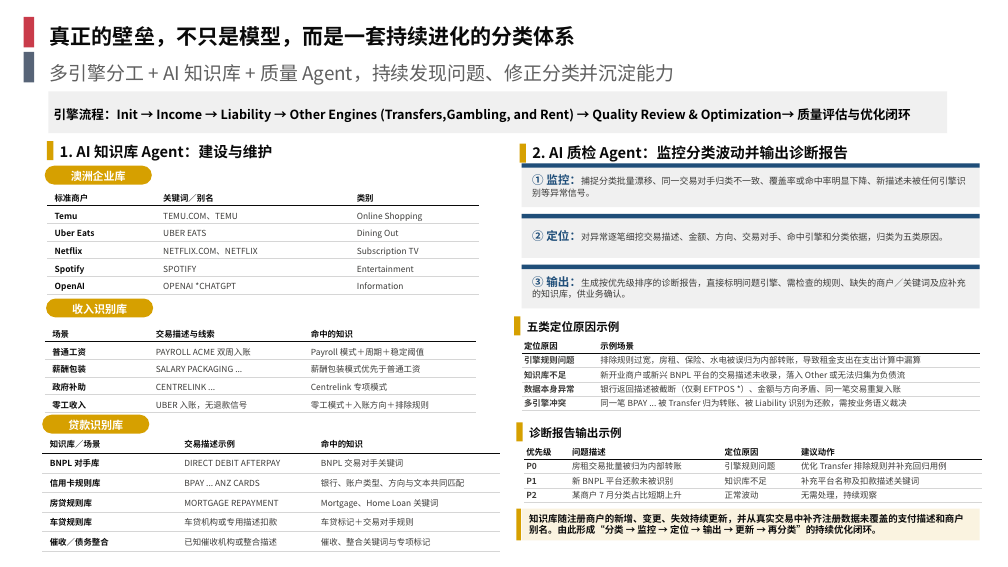
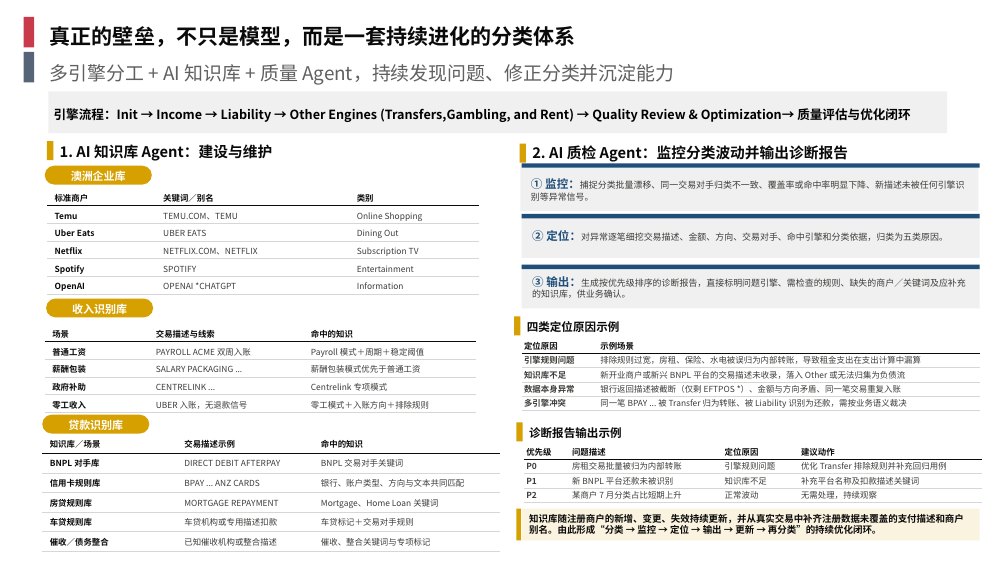
Before and after one commit to EliamZhang/AI-report-materials---August-13th, a slide deck: slide 3 of 银行流水分享_V2.0.pptx. Drawn at 1008x567 pixels with LibreOffice and Linux fonts; fonts in the diff are those of the drawing; background and template pictures are left out. Boxes give left, top, right and bottom in pixels: in the first picture for what was removed or moved away, otherwise in the second. Text is boxed around its words. In the diff, an @@ line names an element or a change of style, - is before the commit and + after.

Commit message:
银行流水分享 V2.0 人工调整：第 2 页交易表格移除方向列（方向/Debit/Credit 文本删除）、左卡删除 4 个风险 pill 标签（多头借贷/近期新增贷款/高成本借贷/存在轻微逾期）、右卡删除「轻微逾期 1 次」行与两个 → 箭头，「产品成本」改「产品要素」、底部新增「利息成本 A$372」「产品类型 A$372」指标；第 3 页标题「五类定位原因示例」改「四类定位原因示例」；其余差异为 PowerPoint 保存副产物（第 1 页无实质变化、第 4 页单 run 拆分为多 run 内容不变、字体子集/元数据重写）

```diff
--- a/银行流水分享_V2.0.pptx
+++ b/银行流水分享_V2.0.pptx
@@ rectangle "① 监控：捕捉分类批量漂移、同一交易对手归类不一致、覆盖率或命中率明显下降、新描述未被任何引擎识别等异常信号。" moved from (x1=522, y1=163, x2=980, y2=207) to (x1=520, y1=167, x2=979, y2=211) @@
@@ text at (x1=527, y1=321, x2=620, y2=332): text changed @@
-五类定位原因示例
+四类定位原因示例
```
Also in this commit, not shown: 3 other slides changed.
